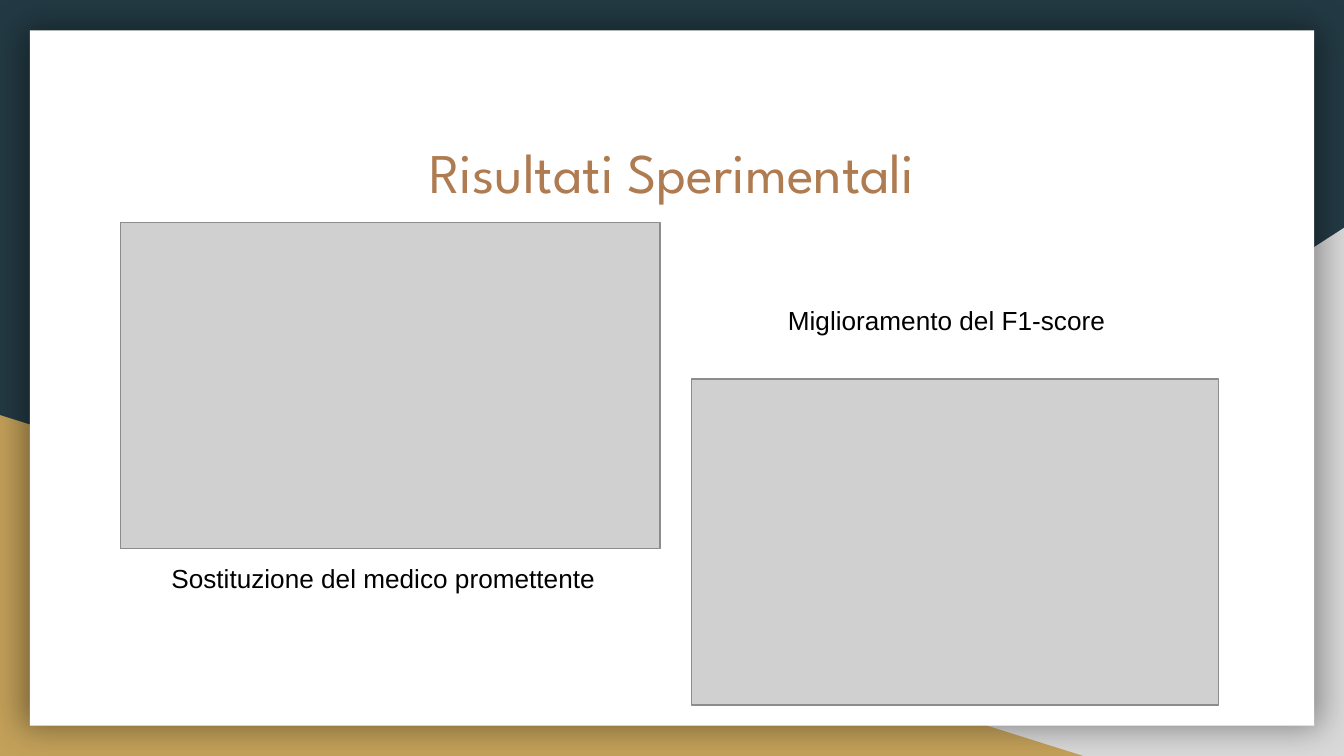
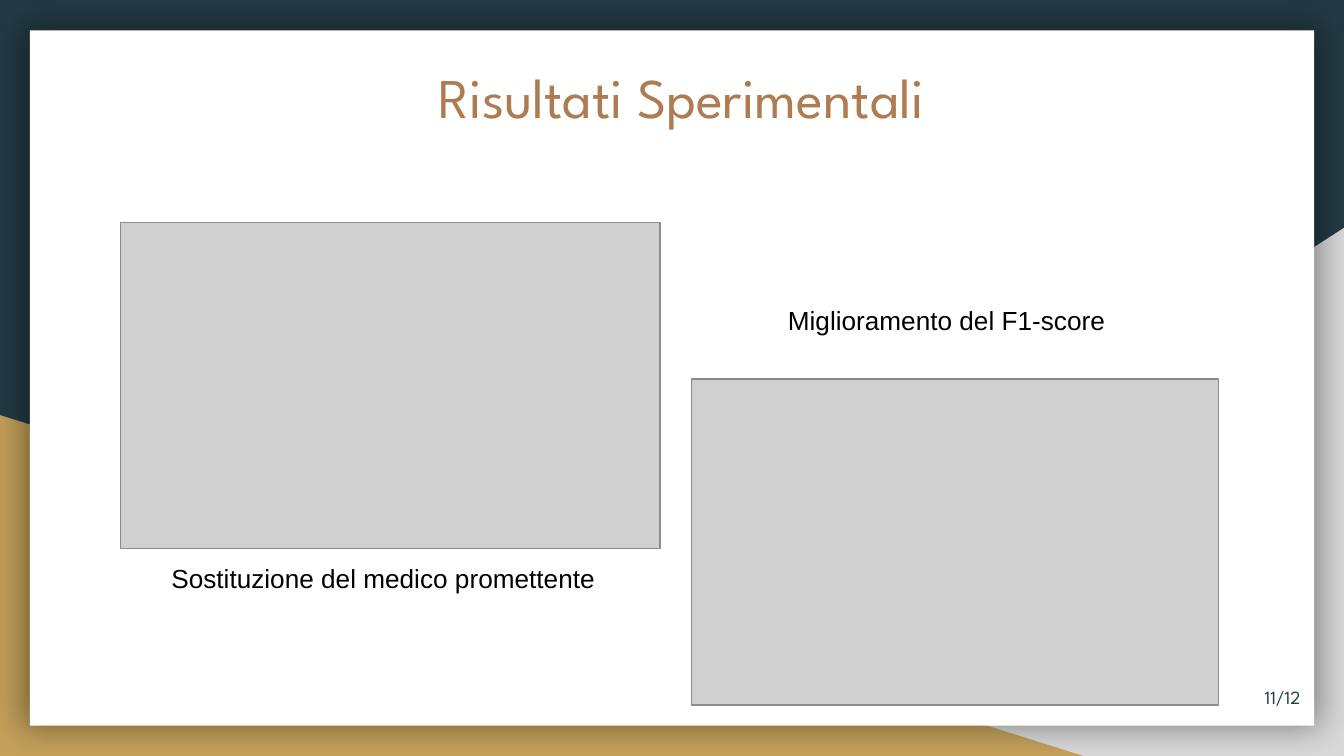
Before and after one commit to fuserale/tesi, a slide deck: slide 11 of tex_tesi/Apprendimento non supervisionato per l’identificazione di contesti di Freezing of Gait (FOG) in pazienti affetti da Morbo di Parkinson.pptx. Drawn at 1344x756 pixels with LibreOffice and Linux fonts; fonts in the diff are those of the drawing; grey boxes stand for pictures. Boxes give left, top, right and bottom in pixels: in the first picture for what was removed or moved away, otherwise in the second. Text is boxed around its words. In the diff, an @@ line names an element or a change of style, - is before the commit and + after.

```diff
--- a/tex_tesi/Apprendimento non supervisionato per l’identificazione di contesti di Freezing of Gait (FOG) in pazienti affetti da Morbo di Parkinson.pptx
+++ b/tex_tesi/Apprendimento non supervisionato per l’identificazione di contesti di Freezing of Gait (FOG) in pazienti affetti da Morbo di Parkinson.pptx
@@ title "Risultati Sperimentali": place and size @@
-title "Risultati Sperimentali" at bbox=[429, 154, 915, 205]
+title "Risultati Sperimentali" at bbox=[439, 79, 924, 130]
@@ page number added at bbox=[1265, 691, 1301, 706], 10 pt, text #233A44 @@
+11/12
```
Also in this commit, not shown: 6 other slides changed, 5 slides added, 5 slides removed.
